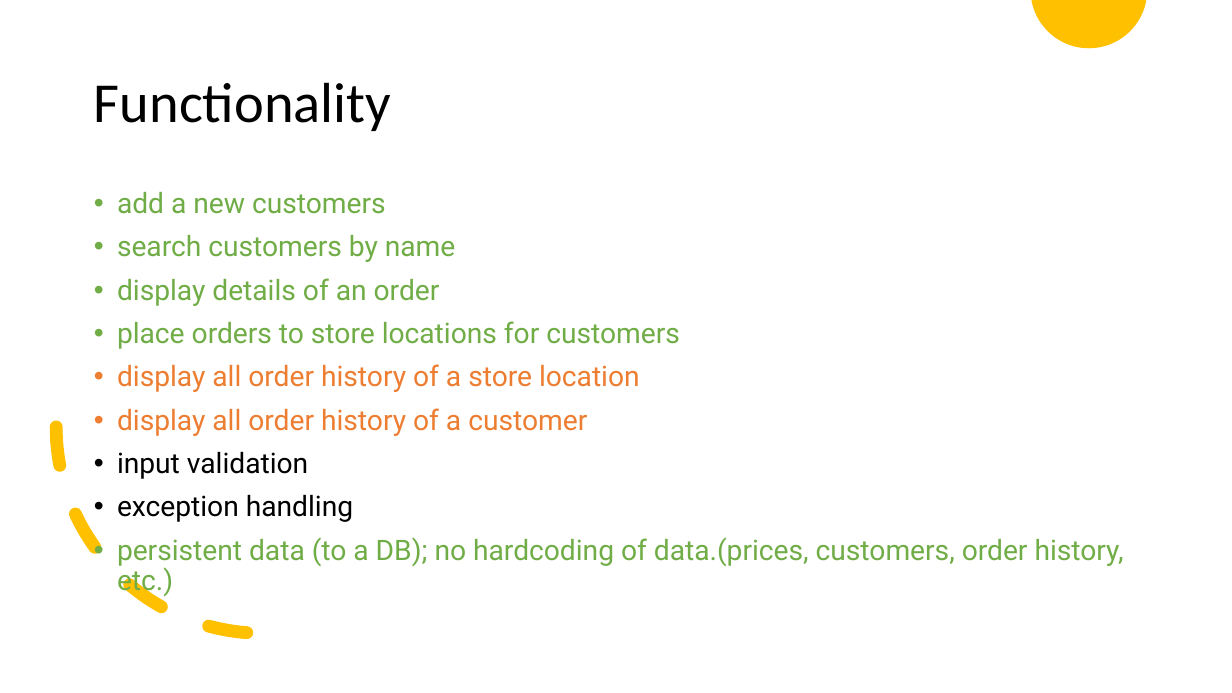
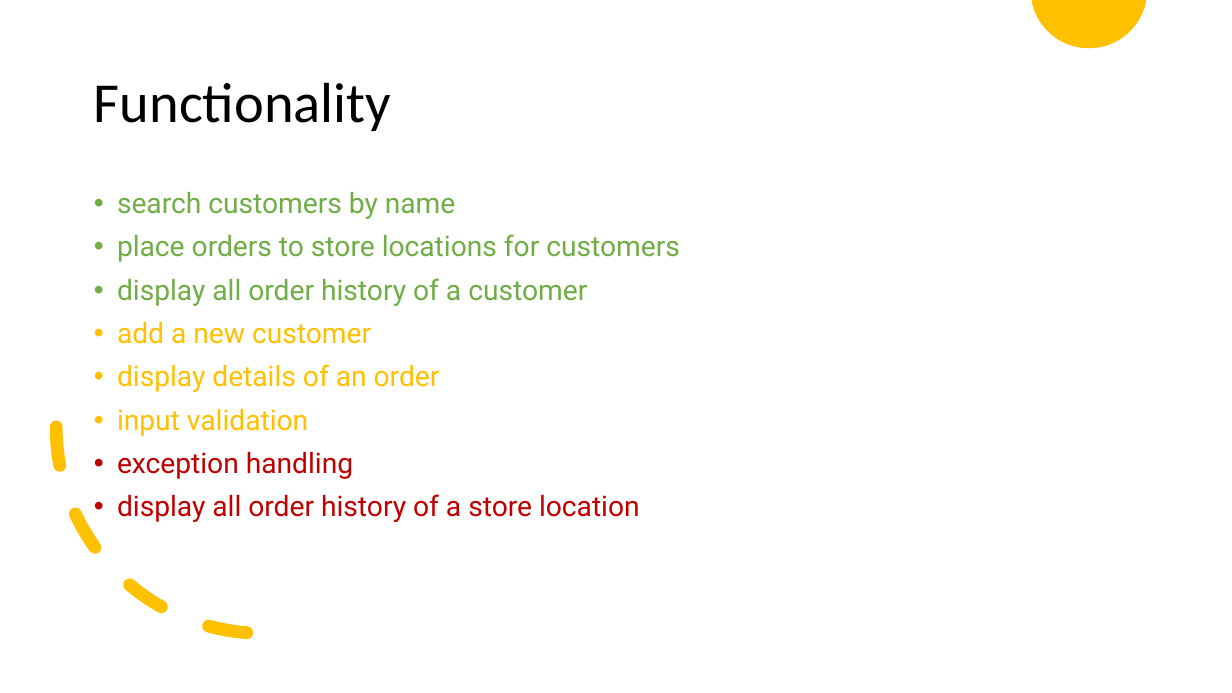
Before and after one commit to 06012021-dotnet-uta/ChristianRomeroP0, a slide deck: slide 2 of Study/P0 Presentation.pptx (slide 3 before the commit). Drawn at 1232x693 pixels with LibreOffice and Linux fonts; fonts in the diff are those of the drawing. Boxes give left, top, right and bottom in pixels: in the first picture for what was removed or moved away, otherwise in the second. Text is boxed around its words. In the diff, an @@ line names an element or a change of style, - is before the commit and + after.

Commit message:
Polished p0 functionality and added final PPT

```diff
--- a/Study/P0 Presentation.pptx
+++ b/Study/P0 Presentation.pptx
@@ text at box(117, 192, 386, 214): paragraph removed @@
-• add a new customers
@@ text at box(117, 234, 680, 344): paragraphs added @@
+• place orders to store locations for customers
+• display all order history of a customer
+• add a new customer
@@ text at box(117, 321, 680, 436): paragraphs removed @@
-• place orders to store locations for customers
-• display all order history of a store location
-• display all order history of a customer
@@ text at box(117, 364, 440, 479): text colour #70AD47 to #FFC000 in "display details of an order"; text colour #000000 to #FFC000 in "input validation"; text colour #000000 to #C00000 in "exception handling" @@
@@ text at box(117, 494, 640, 522): text changed; text colour #70AD47 to #C00000 @@
-• persistent data (to a DB); no hardcoding of data.(prices, customers, order history, etc.)
+• display all order history of a store location
```
Also in this commit, not shown: 6 other slides changed, 10 slides added, 3 slides removed, 16 other files.
